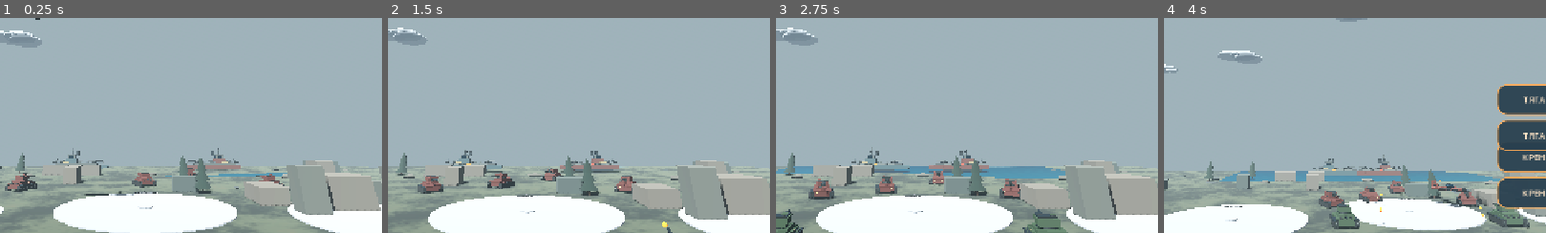
Above: before the commit, frames 1-4 (left to right).
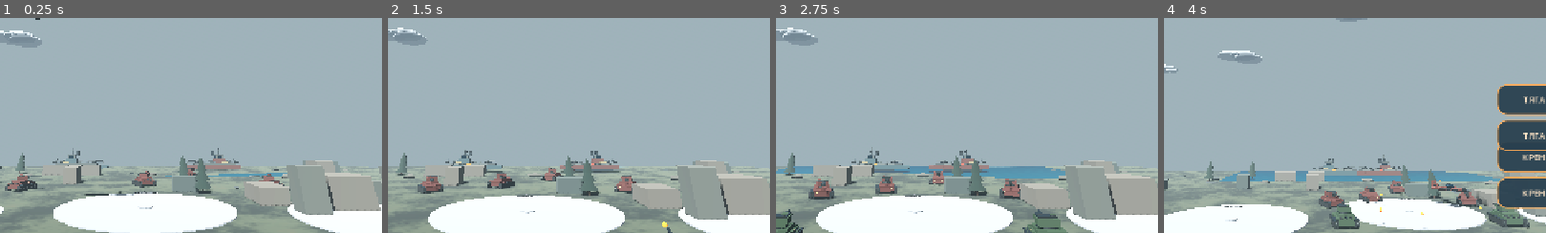
Above: after the commit, the same moments.

Repository: p87010834-ai/WAR-BATTLE-MOBILE
Game: Godot game, scene res://scenes/main.tscn
Same seed, same stepped clock (60 frames per second), same inputs: the game is played once before the commit and once after it.
Inputs (mouse positions are % of the whole screen's width and height, from its top left):
- Up to frame 1 (0.25 s): no input
- Up to frame 2 (1.5 s): tap Enter at 0.5 s; drag from (9, 82) to (60, 28) at 0.52 s; drag from (30, 55) to (45, 70) at 1.27 s
- Up to frame 3 (2.75 s): click "ОГОНЬ" at 2 s
- Up to frame 4 (4 s): click "РЕМОНТ" at 2.75 s; click "ТЕХНИКА" at 3.5 s
The pictures show only the part of the screen within x 31-81%, y 50-100%; the shares and areas given below are measured in that part.

The runs differ from the first frame. In frame 1, 0.2% of the frame differs, in the area x 4-72%, y 69-80%; in frame 2, 0.2%, in the area x 9-64%, y 69-82%; in frame 3, less than 0.1%; in frame 4, less than 0.1%.

Commit message:
Improve tank AI turret tracking

Diff:
--- a/godot/scripts/tank.gd
+++ b/godot/scripts/tank.gd
@@ -24,6 +24,7 @@
 var repair_progress := 0.0
 var repair_cooldown := 0.0
 var _road_wheels: Array[MeshInstance3D] = []
+var _suspension_phase := 0.0
 
 func _ready() -> void:
 	add_to_group("combat_vehicles")
@@ -153,6 +154,11 @@
 	for wheel in _road_wheels:
 		if is_instance_valid(wheel):
 			wheel.rotate_object_local(Vector3.RIGHT, wheel_rate * delta)
+	_suspension_phase += delta * (2.0 + travel_speed * 0.55)
+	if is_instance_valid(turret) and is_instance_valid(target) and not is_player:
+		var target_local := to_local(target.global_position)
+		var desired_turret_yaw := atan2(-target_local.x, -target_local.z)
+		turret.rotation.y = rotate_toward(turret.rotation.y, desired_turret_yaw, 1.25 * delta)
 
 func _physics_process(delta: float) -> void:
 	reload_left = maxf(0.0, reload_left - delta)
@@ -189,6 +195,9 @@
 	rotation.y = rotate_toward(rotation.y, desired_angle, turn_speed * (0.55 if track_damaged else 1.0) * delta)
 	var distance := to_target.length()
 	var forward := -global_transform.basis.z
+	var target_local := to_local(target.global_position)
+	var desired_turret_yaw := atan2(-target_local.x, -target_local.z)
+	turret.rotation.y = rotate_toward(turret.rotation.y, desired_turret_yaw, 1.8 * delta)
 	var throttle := 1.0 if distance > 17.0 else (-0.25 if distance < 9.0 else 0.0)
 	var effective_speed := move_speed * (0.55 if engine_damaged else 1.0)
 	velocity.x = forward.x * throttle * effective_speed * 0.72
